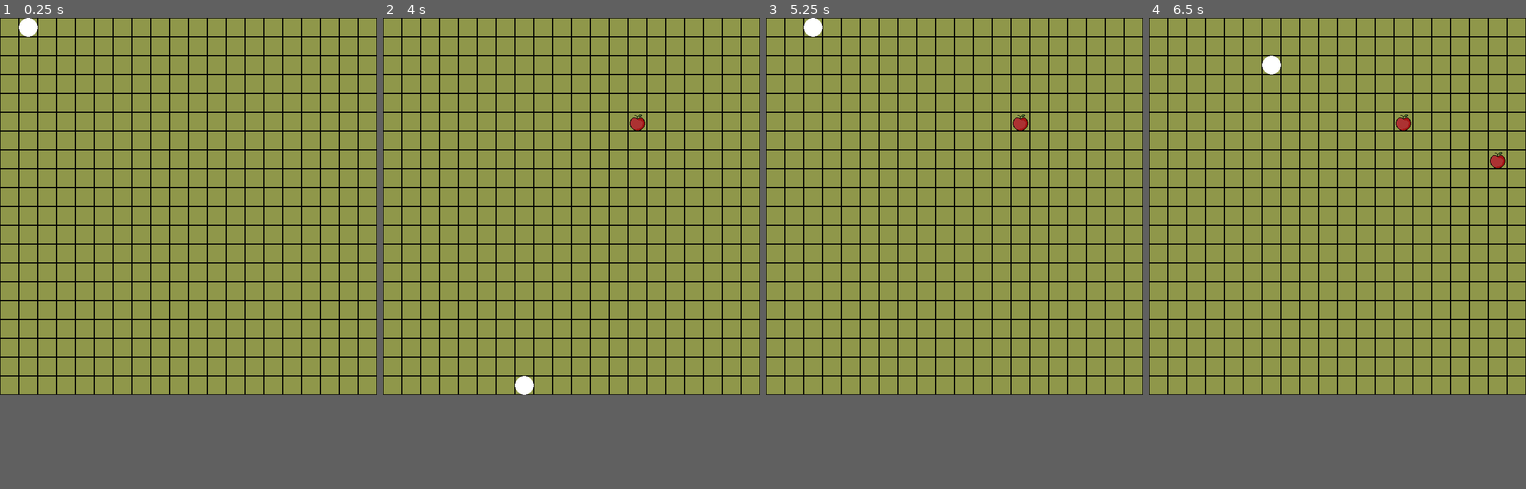
Above: before the commit, frames 1-4 (left to right).
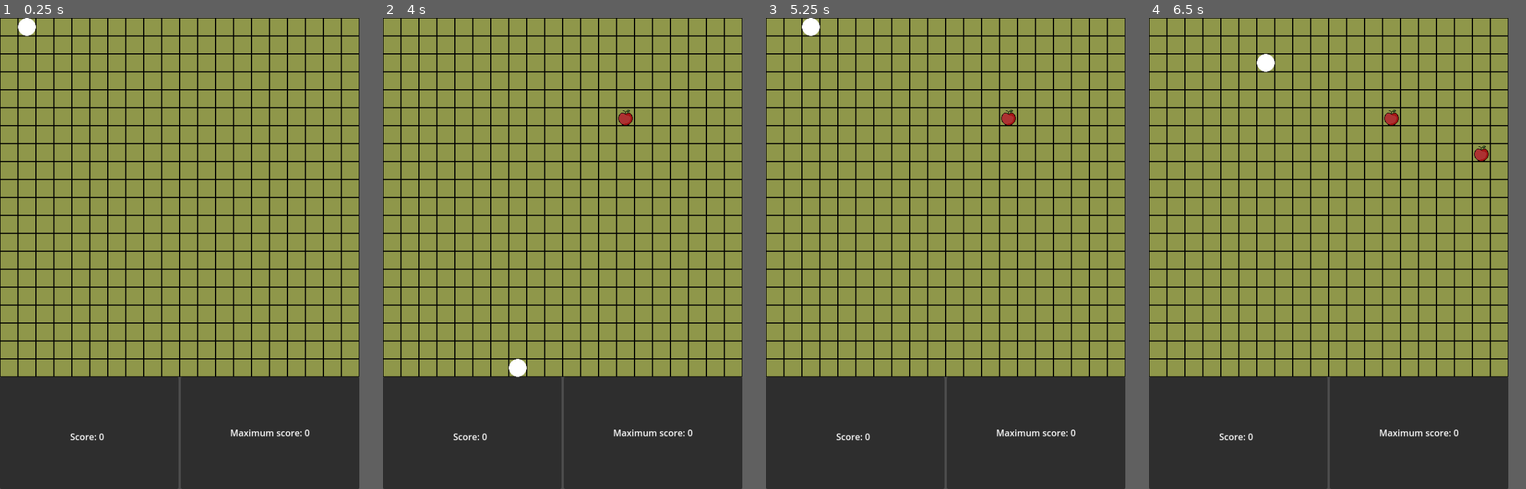
Above: after the commit, the same moments.

Repository: moonmoonio/snake
Game: Godot game, scene res://scenes/main.tscn
The game is run twice, just before and just after one commit, with the same random seed, the same clock (stepped at 60 frames per second) and the same inputs.
Inputs:
- Up to frame 1 (0.25 s): no input
- Up to frame 2 (4 s): hold Right (ui_right) 0.53-1.28 s; hold Down (ui_down) 1.28-2.03 s; hold Right (ui_right) 2.03-2.78 s; hold Up (ui_up) 2.78-3.53 s; hold Left (ui_left) from 3.53 s (still down)
- Up to frame 3 (5.25 s): release Left (ui_left) at 5.03 s; hold Down (ui_down) from 5.03 s (still down)
- Up to frame 4 (6.5 s): release Down (ui_down) at 5.78 s; hold Right (ui_right) from 5.78 s (still down)
In our replay, the window is 640x640 before the commit and 610x800 after it. These sizes can differ from the game's own. Grey fills any space a smaller window leaves; there, only what the larger window draws over its background counts as a difference.

The runs differ from the first frame. In frame 1, 23% of the frame differs, in the area x 0-100%, y 0-100%; in frame 2, 23%; in frame 3, 23%; in frame 4, 23%.

Commit message:
UI for scores

Diff:
--- a/project.godot
+++ b/project.godot
@@ -18,7 +18,7 @@
 [display]
 
 window/size/viewport_width=640
-window/size/viewport_height=640
+window/size/viewport_height=840
 window/stretch/mode="viewport"
 
 [global_group]
--- a/scenes/main.tscn
+++ b/scenes/main.tscn
@@ -19,3 +19,51 @@
 stretch_mode = 1
 
 [node name="Player" parent="." instance=ExtResource("2_vvv8k")]
+
+[node name="HBoxContainer" type="HBoxContainer" parent="."]
+offset_top = 640.0
+offset_right = 640.0
+offset_bottom = 840.0
+alignment = 1
+
+[node name="Panel" type="Panel" parent="HBoxContainer"]
+layout_mode = 2
+size_flags_horizontal = 3
+
+[node name="ScoreLabel" type="Label" parent="HBoxContainer/Panel"]
+unique_name_in_owner = true
+layout_mode = 1
+anchors_preset = 8
+anchor_left = 0.5
+anchor_top = 0.5
+anchor_right = 0.5
+anchor_bottom = 0.5
+offset_left = -34.5
+offset_top = -5.5
+offset_right = 26.5
+offset_bottom = 17.5
+grow_horizontal = 2
+grow_vertical = 2
+text = "Score: 0"
+
+[node name="Panel2" type="Panel" parent="HBoxContainer"]
+layout_mode = 2
+size_flags_horizontal = 3
+
+[node name="MaxScoreLabel" type="Label" parent="HBoxContainer/Panel2"]
+unique_name_in_owner = true
+layout_mode = 1
+anchors_preset = 8
+anchor_left = 0.5
+anchor_top = 0.5
+anchor_right = 0.5
+anchor_bottom = 0.5
+offset_left = -71.0
+offset_top = -12.5
+offset_right = 71.0
+offset_bottom = 10.5
+grow_horizontal = 2
+grow_vertical = 2
+text = "Maximum score: 0"
+horizontal_alignment = 1
+vertical_alignment = 1
--- a/src/main.gd
+++ b/src/main.gd
@@ -8,6 +8,8 @@
 		position = Vector2(x, y)
 		used = is_used
 
+var max_score: int = 0
+var score: int = 0
 var time_passed: float = 0.0
 var apple_scene = preload("res://scenes/apple.tscn")
 var width: int = 32
@@ -18,7 +20,10 @@
 
 # Called when the node enters the scene tree for the first time.
 func _ready() -> void:
+	score = 0
+	max_score = 0
 	$Player.crashed.connect(new_game)
+	$Player.eat.connect(increase_score)
 	for row in range(rows):
 		for column in range(columns):
 			boxes.push_back(Box.new(column * width, row * height, false))
@@ -42,5 +47,17 @@
 	add_child(apple)
 
 func new_game():
+	score = 0
+	update_scores()
 	get_tree().call_group("apple", "queue_free")
 	$Player.start()
+
+func increase_score():
+	score += 1
+	if score > max_score:
+		max_score = score
+	update_scores()
+
+func update_scores():
+	%ScoreLabel.text = "Score: %d" % score
+	%MaxScoreLabel.text = "Maximum score: %d" % max_score
--- a/src/player.gd
+++ b/src/player.gd
@@ -7,11 +7,11 @@
 	RIGHT
 }
 
+signal eat
 signal crashed
 @export var step: int = 32
 @export var rows: int = 20
 @export var columns: int = 20
-var did_crash: bool = false
 var max_row: int
 var max_column: int
 var time_passed: float = 0.0
@@ -35,7 +35,6 @@
 		move_body()
 
 func start():
-	did_crash = false
 	time_passed = 0.0
 	direction = Directions.RIGHT
 	get_tree().call_group("body", "queue_free")
@@ -48,6 +47,7 @@
 	if first:
 		node.position = Vector2(0,0)
 		node.eat.connect(increase_size.bind(false))
+		node.eat.connect(_on_eat)
 		node.crash.connect(_on_crashed)
 	else:
 		node.position = Vector2(-32,-32)
@@ -99,6 +99,7 @@
 			return
 
 func _on_crashed():
-	if !did_crash:
-		did_crash = true
-		crashed.emit()
+	crashed.emit()
+
+func _on_eat():
+	eat.emit()
